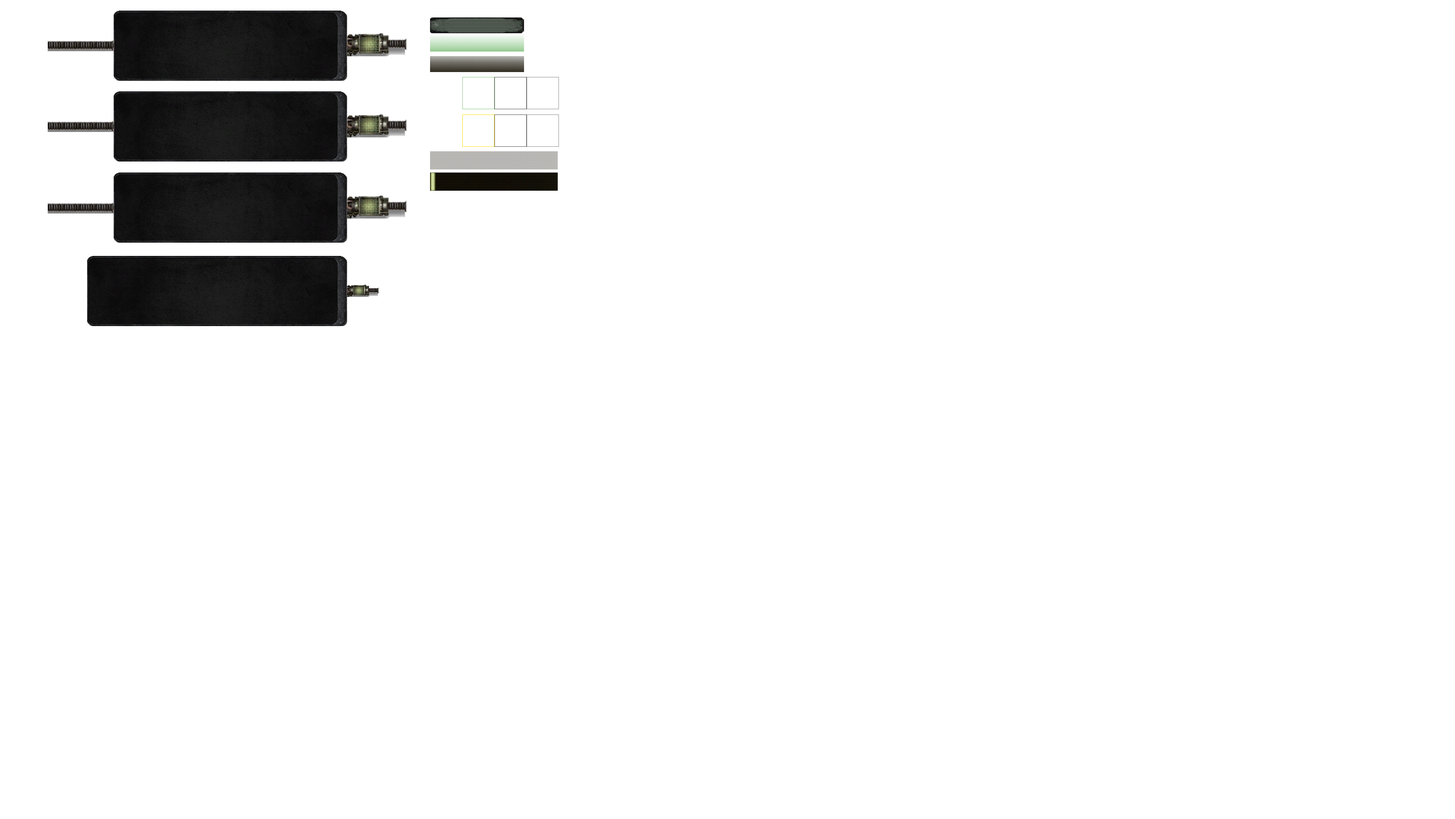
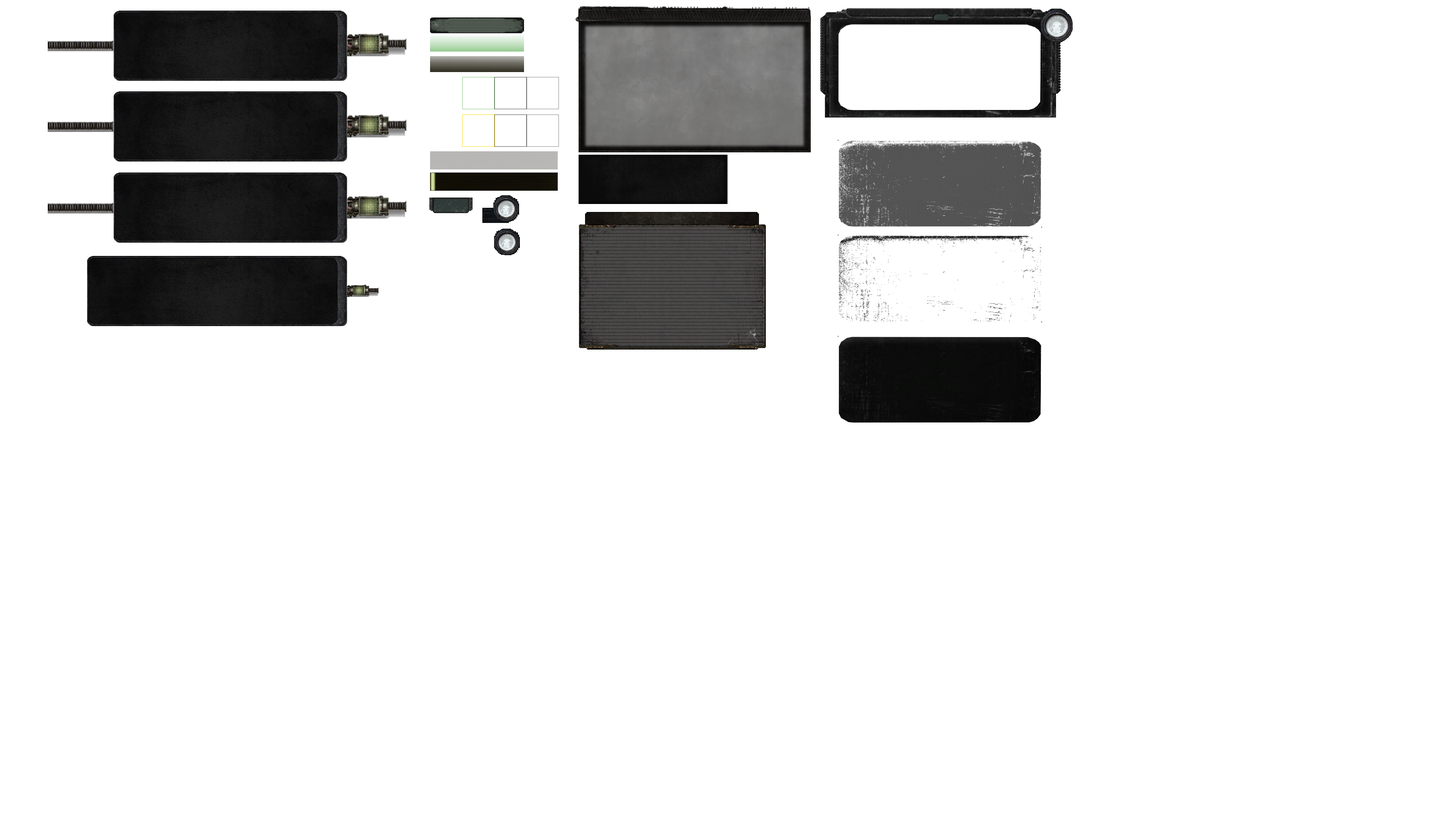
Layer changes from the first 1455 × 819 image to the second:
hid "plug_disabled" over [left=347, top=40, right=352, bottom=52]
hid "plug_hovered" over [left=347, top=121, right=352, bottom=133]
added layer "gauge" above "gauge_full" over [left=494, top=228, right=520, bottom=256]
added layer "gauge_full" above "tab_glass" over [left=482, top=195, right=520, bottom=223]
added layer "tab_glass" above "Layer Group #1" over [left=429, top=197, right=473, bottom=213]
added group "Layer Group #1" with 12 layers above "misc_panel" over [left=820, top=8, right=1073, bottom=423]
added layer "rank" in group "Layer Group #1" over [left=1026, top=8, right=1073, bottom=45]
added layer "glass" (70%) in group "Layer Group #1" over [left=838, top=140, right=1042, bottom=227]
added layer "dirt" in group "Layer Group #1" over [left=838, top=235, right=1042, bottom=322]
added layer "background" in group "Layer Group #1" over [left=838, top=336, right=1042, bottom=423]
added layer "frame" in group "Layer Group #1" over [left=820, top=8, right=1062, bottom=118]
added layer "misc_panel" above "misc_dark_panel" over [left=579, top=211, right=766, bottom=350]
added layer "misc_dark_panel" above "details_panel" over [left=578, top=154, right=728, bottom=204]
added layer "details_panel" above "plug_enabled_big" over [left=575, top=5, right=812, bottom=155]
hid "plug_enabled" over [left=347, top=202, right=352, bottom=214]
removed layer "plug_disabled copy #2" over [left=109, top=204, right=114, bottom=210]
removed layer "plug_disabled copy #1" over [left=105, top=123, right=114, bottom=129]
removed layer "plug_disabled copy #5" over [left=105, top=42, right=114, bottom=49]
